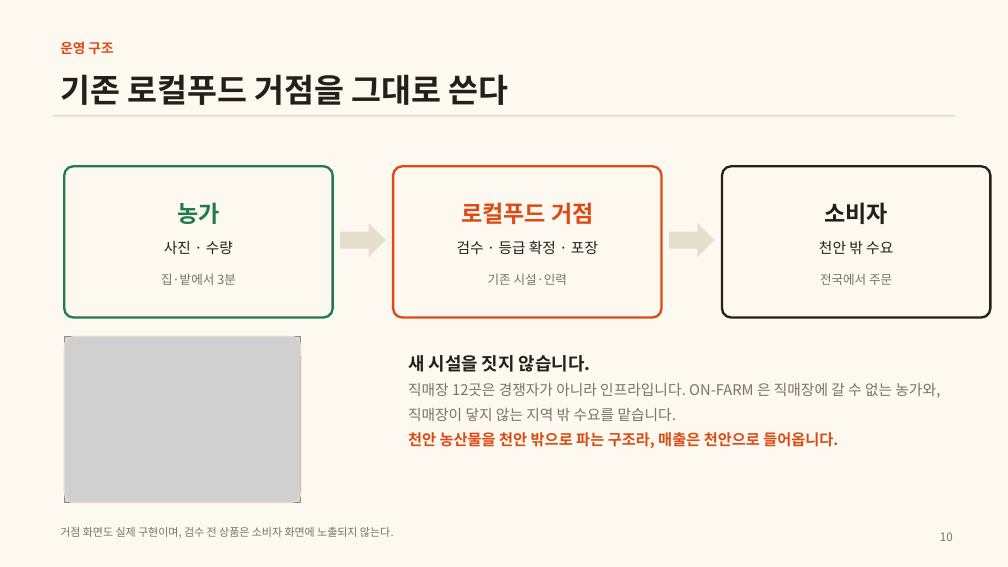
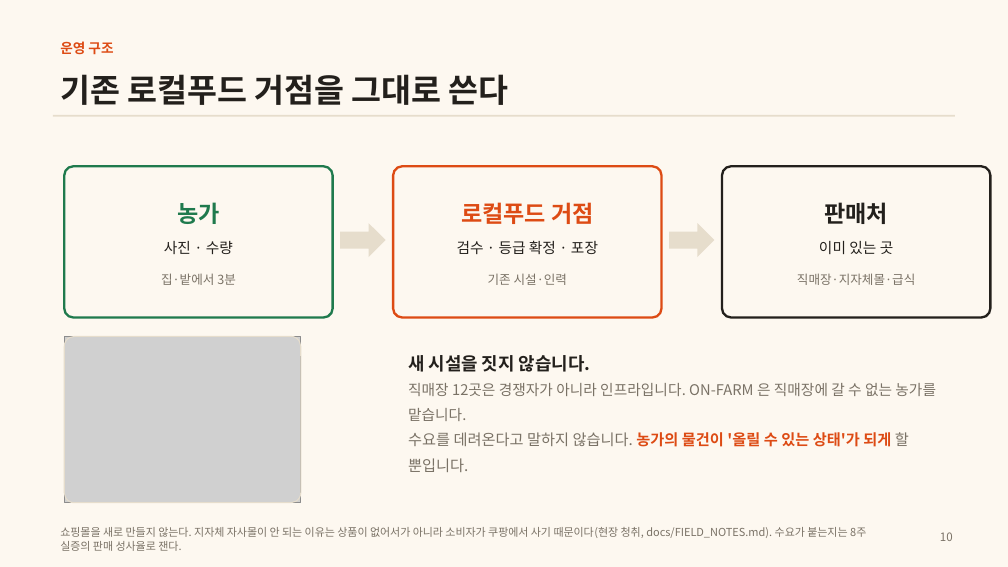
Before and after one commit to nenae16-creator/onfarm, a slide deck: slide 10 of outputs/ON-FARM_천안_기획서.pptx. Drawn at 1008x567 pixels with LibreOffice and Linux fonts; fonts in the diff are those of the drawing; grey boxes stand for pictures. Boxes give left, top, right and bottom in pixels: in the first picture for what was removed or moved away, otherwise in the second. Text is boxed around its words. In the diff, an @@ line names an element or a change of style, - is before the commit and + after.

```diff
--- a/outputs/ON-FARM_천안_기획서.pptx
+++ b/outputs/ON-FARM_천안_기획서.pptx
@@ text at <box>824,202,888,224</box>: text changed @@
-소비자
+판매처
@@ text at <box>819,241,894,254</box>: text changed @@
-천안 밖 수요
+이미 있는 곳
@@ text at <box>797,273,915,285</box>: text changed @@
-전국에서 주문
+직매장·지자체몰·급식
@@ text at <box>408,383,936,472</box>: text changed @@
-직매장 12곳은 경쟁자가 아니라 인프라입니다. ON-FARM 은 직매장에 갈 수 없는 농가와, 직매장이 닿지 않는 지역 밖 수요를 맡습니다.
-천안 농산물을 천안 밖으로 파는 구조라, 매출은 천안으로 들어옵니다.
+직매장 12곳은 경쟁자가 아니라 인프라입니다. ON-FARM 은 직매장에 갈 수 없는 농가를 맡습니다.
+수요를 데려온다고 말하지 않습니다. 농가의 물건이 '올릴 수 있는 상태'가 되게 할 뿐입니다.
@@ text at <box>60,527,866,551</box>: text changed @@
-거점 화면도 실제 구현이며, 검수 전 상품은 소비자 화면에 노출되지 않는다.
+쇼핑몰을 새로 만들지 않는다. 지자체 자사몰이 안 되는 이유는 상품이 없어서가 아니라 소비자가 쿠팡에서 사기 때문이다(현장 청취, docs/FIELD_NOTES.md). 수요가 붙는지는 8주 실증의 판매 성사율로 잰다.
```
Also in this commit, not shown: 5 other files.
